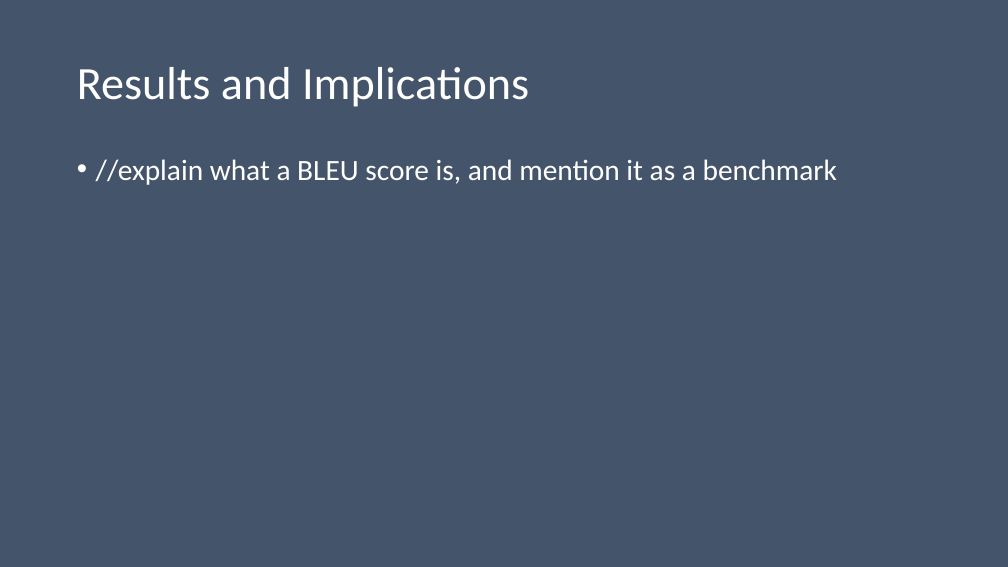
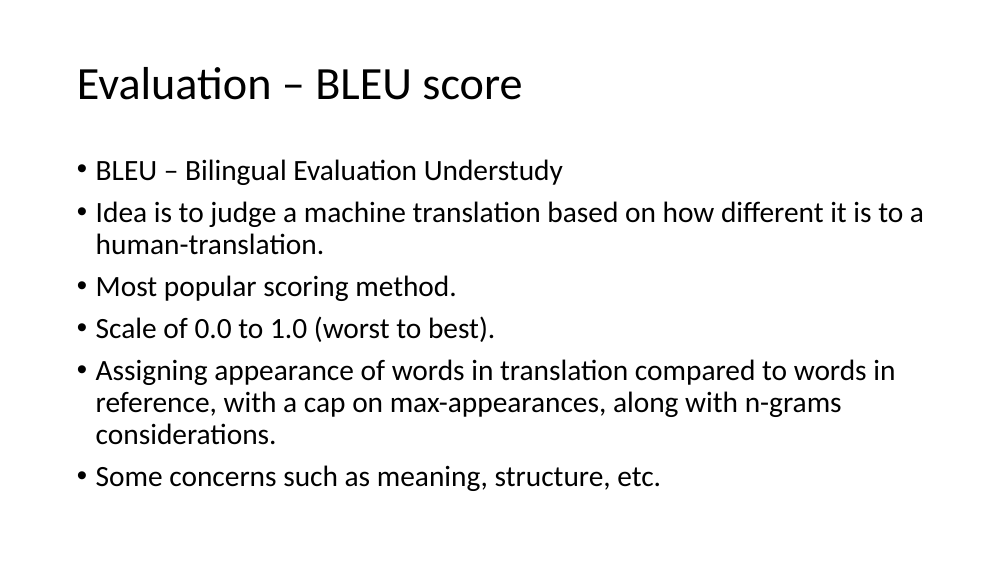
Before and after one commit to kensekense/unige, a slide deck: slide 11 of research_design/assignment1/Presentation_Ning_Tien-Tso.pptx (slide 10 before the commit). Drawn at 1008x567 pixels with LibreOffice and Linux fonts; fonts in the diff are those of the drawing. Boxes give left, top, right and bottom in pixels: in the first picture for what was removed or moved away, otherwise in the second. Text is boxed around its words. In the diff, an @@ line names an element or a change of style, - is before the commit and + after.

```diff
--- a/research_design/assignment1/Presentation_Ning_Tien-Tso.pptx
+++ b/research_design/assignment1/Presentation_Ning_Tien-Tso.pptx
@@ background #44546A to #FFFFFF @@
@@ title at [77, 67, 522, 100]: text changed; text colour #FFFFFF to #000000 @@
-Results and Implications
+Evaluation – BLEU score
@@ text at [96, 159, 924, 491]: text changed; text colour #FFFFFF to #000000 @@
-• //explain what a BLEU score is, and mention it as a benchmark
+• BLEU – Bilingual Evaluation Understudy
+• Idea is to judge a machine translation based on how different it is to a human-translation.
+• Most popular scoring method.
+• Scale of 0.0 to 1.0 (worst to best).
+• Assigning appearance of words in translation compared to words in reference, with a cap on max-appearances, along with n-grams considerations.
+• Some concerns such as meaning, structure, etc.
```
Also in this commit, not shown: 9 other slides changed, 5 slides added, 2 slides removed, 1 other file.
